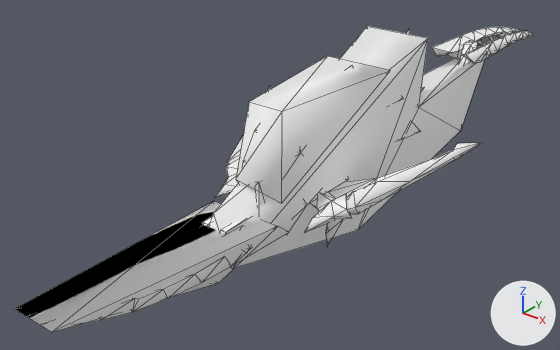
One commit to the glTF model docs/models/weapons/w06/094.glb: the scene before it, then after it.
One viewpoint serves both versions: a camera (50 mm lens) standing at (1.27, -2.3, 0.86) and looking at (-0.19, -0.47, -0.27). Every picture has the same lights, and +X, +Y and +Z are marked at lower right. The older version comes first. Mesh edges are drawn as thin lines. Vertices at exactly the same position are counted once.

Names of what the first picture shows: 'Group[0]', 'Group[100]', 'Group[1]', 'Group[2]'.
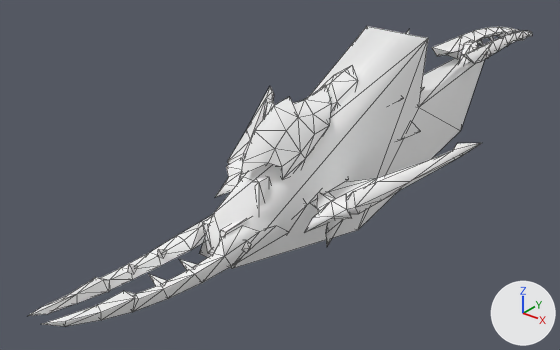
What changed in the scene script:
```text
Change me_group_1:
    used by ob_group_1; location = (0.0, 0.0, 0.0)
    remove me_group_1.from_pydata(...)  # 106 vertices, 168 faces; spans x -0.119..0.118, y -1.559..-0.768, z -0.322..-0.155
    add me_group_1.from_pydata(...)  # 100 vertices, 160 faces; spans x -0.095..0.095, y -1.556..-0.768, z -0.262..-0.156
    me_group_1 part 1: the loose piece of 6 vertices spanning x -0.119..0.118, y -1.559..-0.863, z -0.322..-0.155 is deleted
Change me_group_2:
    used by ob_group_2; location = (0.0, 0.0, 0.0)
    remove me_group_2.from_pydata(...)  # 88 vertices, 134 faces; spans x -0.117..0.117, y -0.9..-0.306, z -0.176..0.113
    add me_group_2.from_pydata(...)  # 81 vertices, 124 faces; spans x -0.075..0.075, y -0.879..-0.306, z -0.176..0.113
    me_group_2 part 2: the loose piece of 7 vertices spanning x -0.117..0.117, y -0.9..-0.317, z -0.163..0.112 is deleted
    remove me_group_2.materials.append(mat_xfb__e0__m00_lbg094_env)  # white #ffffff
```

Pixel boxes (x1, y1, x2, y2) of what changed, in the pictures (560 x 350 px):
'Group[1]', reshaped (15% shorter)
    before: (15, 201, 289, 332)
    after: (28, 215, 289, 326)
'Group[2]', reshaped
    before: (236, 56, 390, 203)
    after: (241, 66, 358, 180)
part 1 of me_group_1, deleted
    before: (15, 201, 278, 332)
part 2 of me_group_2, deleted
    before: (236, 56, 390, 203)
